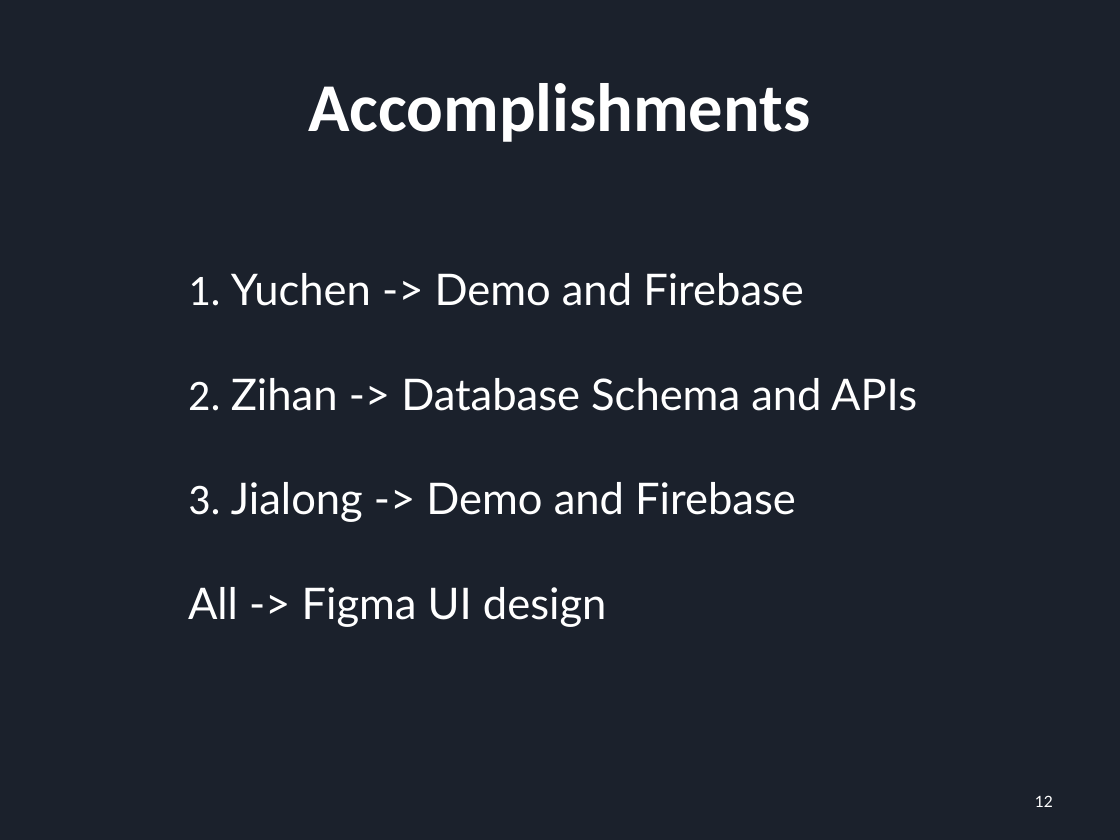
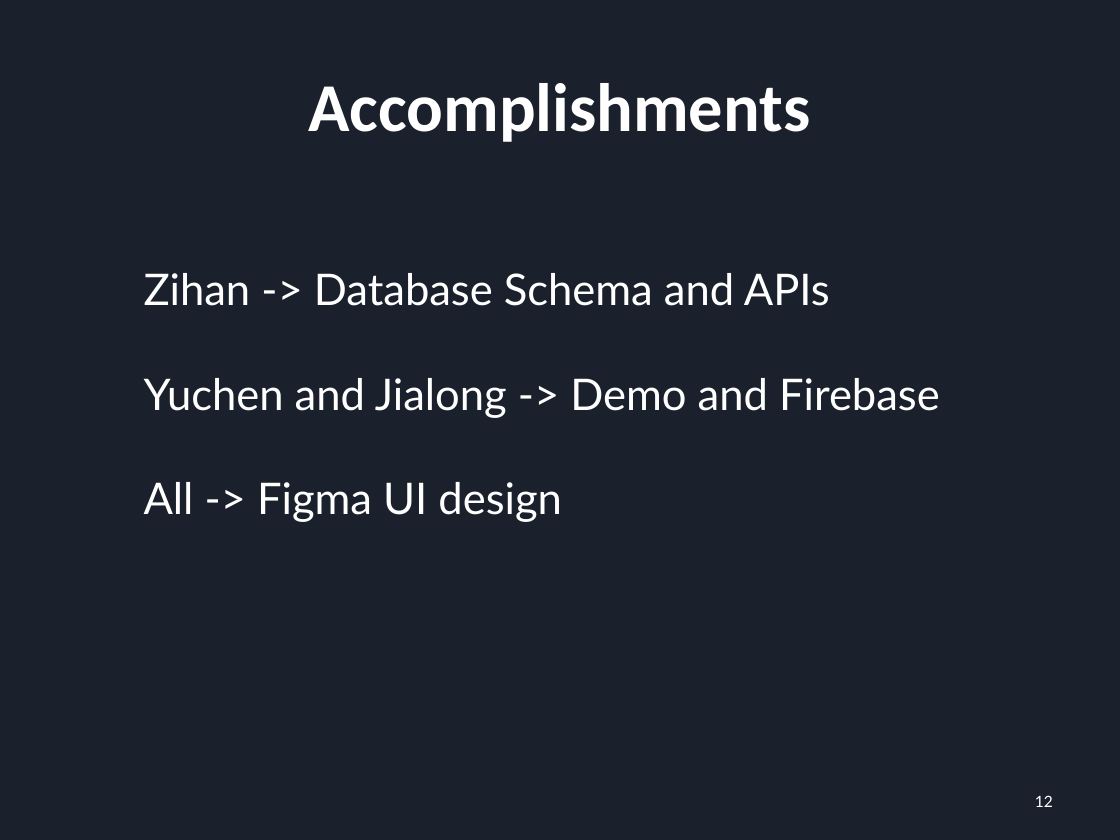
Before and after one commit to YuchenCao1/Jialong-Yuchen-Zihan-Team-BU-Event-Planer, a slide deck: slide 12 of Sprint_1_PRE.pptx. Drawn at 1120x840 pixels with LibreOffice and Linux fonts; fonts in the diff are those of the drawing. Boxes give left, top, right and bottom in pixels: in the first picture for what was removed or moved away, otherwise in the second. Text is boxed around its words. In the diff, an @@ line names an element or a change of style, - is before the commit and + after.

```diff
--- a/Sprint_1_PRE.pptx
+++ b/Sprint_1_PRE.pptx
@@ text "Zihan -> Database Schema and ...": place and size @@
-text "Zihan -> Database Schema and ..." at (188,273,917,627)
+text "Zihan -> Database Schema and ..." at (144,273,940,522)
@@ text at (144,273,940,418): text changed @@
-1. Yuchen -> Demo and Firebase
-2. Zihan -> Database Schema and APIs
-3. Jialong -> Demo and Firebase
+Zihan -> Database Schema and APIs
+Yuchen and Jialong -> Demo and Firebase
```
